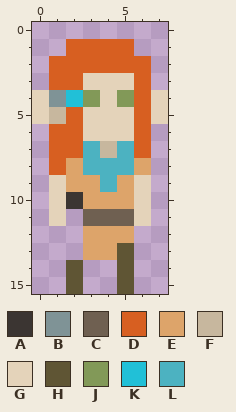
A pixel-art sprite gets an edit: rughai/sprites/rughai/female/aloy.png. The first picture shows the starting point.
The file is 8x16 pixels.
Palette (. is transparent): A #3b3532  B #7f9396  C #6f6051  D #d75f21  E #dda46a  F #c7b79e  G #e4d3ba  H #5f5534  J #829958  K #21c0d7  L #4cb2c1
After:
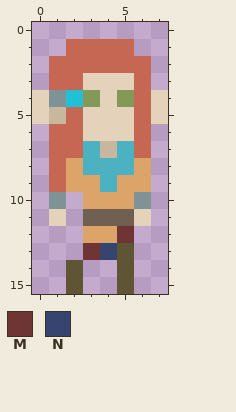
Colours new in this view: M #6f3535  N #35456f
The edit:
Colour D changes from #d75f21 to #c66754.
Colour G becomes colour B in row 10 at x 1 and 6.
Colour G becomes colour D in row 9 at x 1.
Colour G becomes colour E in row 9 at x 6.
Colour E becomes colour M in row 12 at x 5; in row 13 at x 3.
Colour E becomes colour N in row 13 at x 4.
The edit erases colour A in row 10 at x 2.
Where, in picture pixels (left, top, right, bottom), the same in both pictures:
changed: (49, 39, 151, 260)
